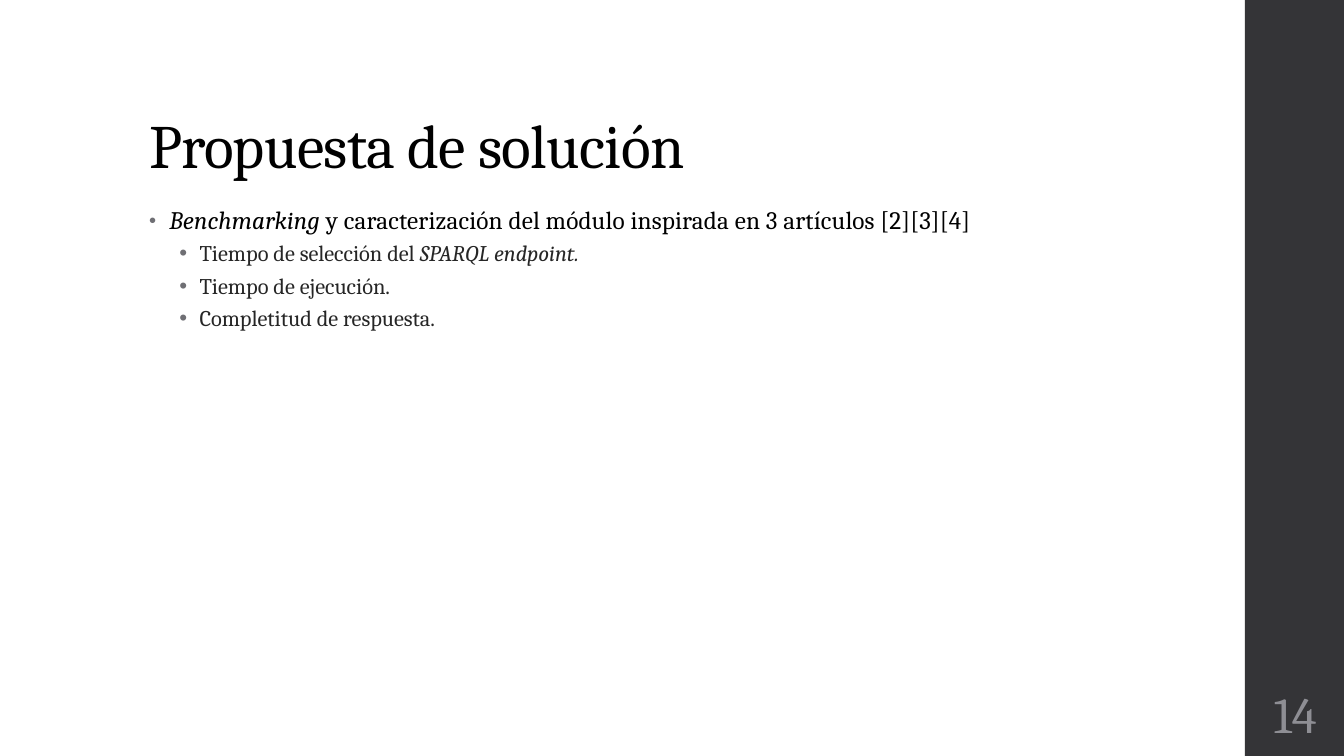
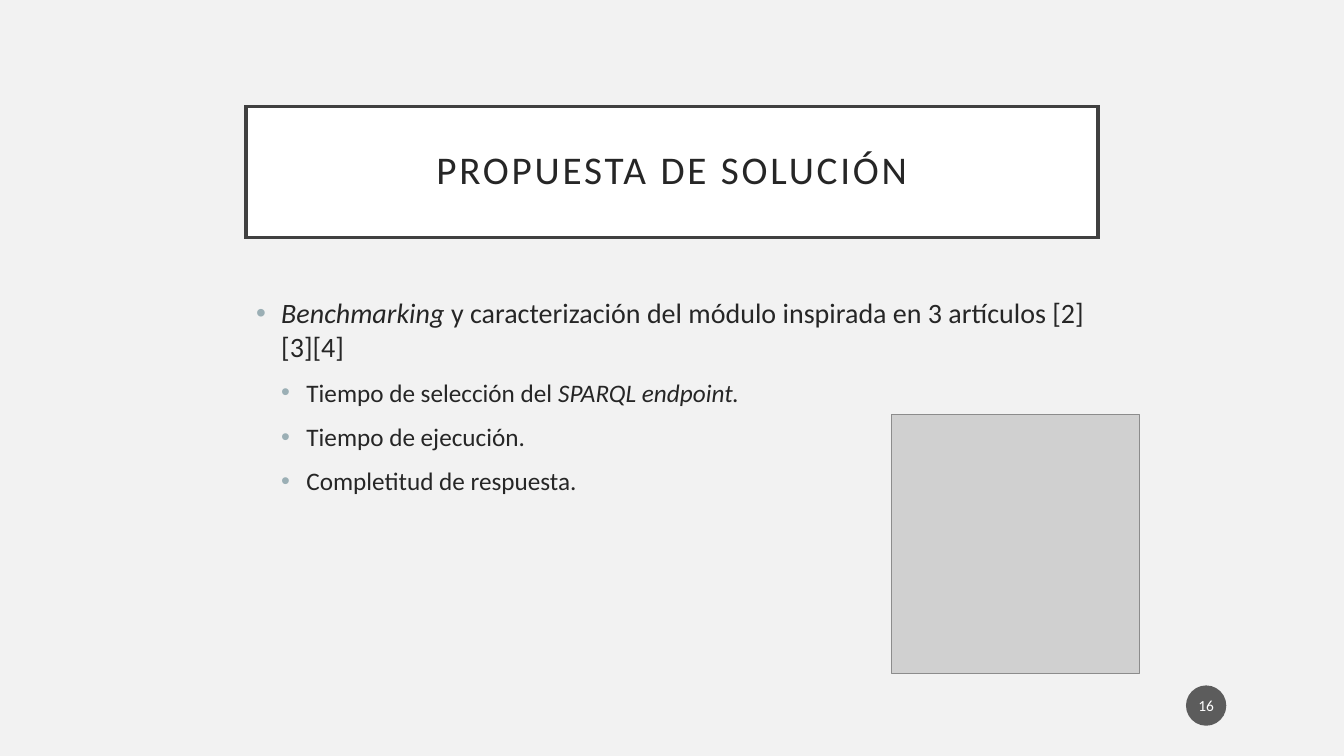
Before and after one commit to Osw1997/Proyecto-Terminal-1, a slide deck: slide 16 of Final/Presentacion.pptx (slide 14 before the commit). Drawn at 1344x756 pixels with LibreOffice and Linux fonts; fonts in the diff are those of the drawing; grey boxes stand for pictures. Boxes give left, top, right and bottom in pixels: in the first picture for what was removed or moved away, otherwise in the second. Text is boxed around its words. In the diff, an @@ line names an element or a change of style, - is before the commit and + after.

```diff
--- a/Final/Presentacion.pptx
+++ b/Final/Presentacion.pptx
@@ background #FFFFFF to #F2F2F2 @@
@@ rectangle removed at (1245,0,1344,756) @@
@@ title "PROPUESTA DE SOLUCIÓN": place and size @@
-title "PROPUESTA DE SOLUCIÓN" at (149,124,684,181)
+title "PROPUESTA DE SOLUCIÓN" at (246,106,1098,237)
@@ title "PROPUESTA DE SOLUCIÓN" at (246,106,1098,237): vertical alignment bottom to middle; fill none to #FFFFFF; outline none to #404040 2.5 pt @@
@@ title at (436,151,907,185): text changed; size 44 to 28 pt; font Cambria to Calibri; text colour #000000 to #262626 @@
-Propuesta de solución
+PROPUESTA DE SOLUCIÓN
@@ text "Benchmarking y caracterización del módulo ...": place and size @@
-text "Benchmarking y caracterización del módulo ..." at (169,211,970,331)
+text "Benchmarking y caracterización del módulo ..." at (281,302,1083,494)
@@ text "Benchmarking y caracterización del módulo ..." at (281,302,1083,494): size 18 to 20 pt, text colour #000000 to #262626, letter spacing 0.1 to 0 pt in "Benchmarking y caracterización del módulo inspirada en ..."; font Cambria to Calibri; size 16 to 18 pt in "Tiempo de selección del SPARQL endpoint.", "Tiempo de ejecución.", "Completitud de respuesta."; indent changed; line spacing 0.95 to 1; less space between paragraphs; bullet colour #6F6F74 to #9BAFB5; line spacing 0.9 to 1; more space between paragraphs @@
@@ picture added at (891,415,1139,674) @@
@@ page number added at (1187,686,1227,726), fill #1D1D1D at 70% opacity, 11 pt, text #FFFFFF @@
+16
@@ page number removed at (1274,699,1317,733) @@
-14
```
Also in this commit, not shown: 22 other slides changed, 3 slides added, 4 slides removed.
